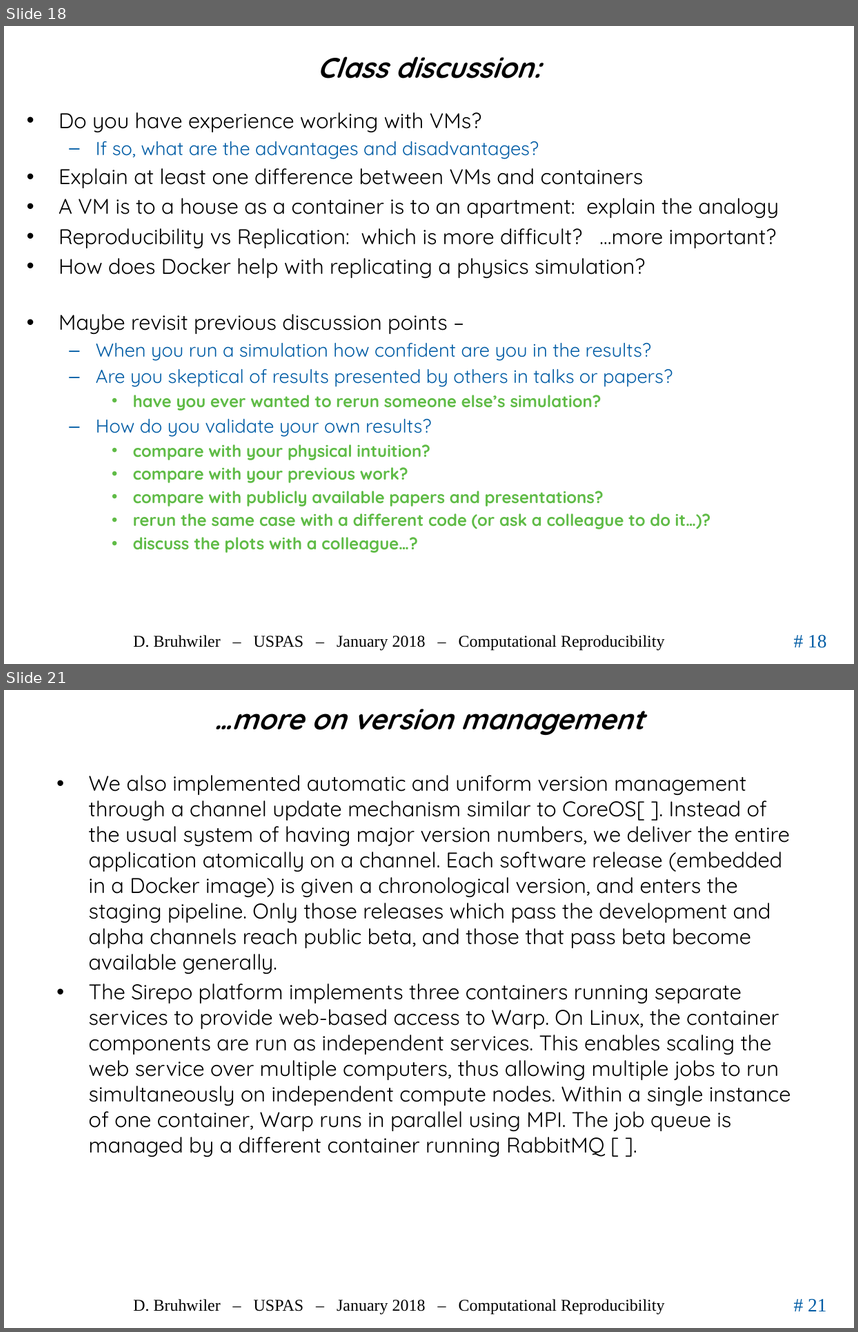
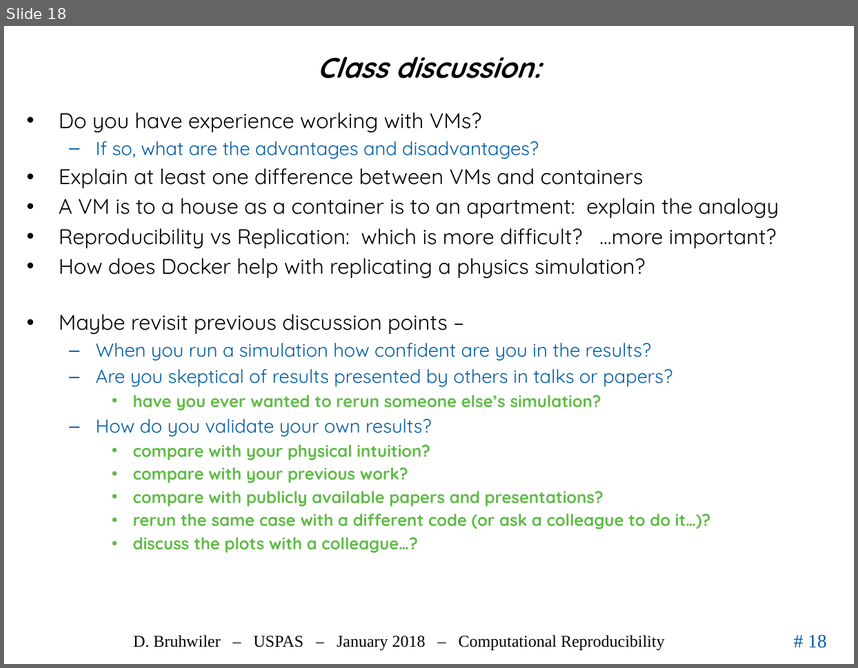
Before and after one commit to uspas/simbeamplasma18, a slide deck: computational_reproducibility/lecture/2018_ComputationalReproducibility_Bruhwiler_USPAS.pptx. Shown one above the other, each under a label of ours: slides 18 and 21 before the commit, slide 18 after it; the slides between them are not shown. The pictures are 858x1332 and 858x668 pixels, drawn with LibreOffice and Linux fonts; fonts in the diff are those of the drawing; background and template pictures are left out. Boxes give left, top, right and bottom in pixels: in the first picture for what was removed or moved away, otherwise in the second. Text is boxed around its words. In the diff, an @@ line names an element or a change of style, - is before the commit and + after.

```diff
--- a/computational_reproducibility/lecture/2018_ComputationalReproducibility_Bruhwiler_USPAS.pptx
+++ b/computational_reproducibility/lecture/2018_ComputationalReproducibility_Bruhwiler_USPAS.pptx
@@ slide 21 removed at bbox=[4, 690, 854, 1328], background #FFFFFF; not listed: 3 template elements that a slide beside it also shows @@
@@ title removed at bbox=[214, 709, 644, 736] @@
-…more on version management
@@ text removed at bbox=[89, 775, 791, 1156] @@
-• We also implemented automatic and uniform version management through a channel update mechanism similar to CoreOS[ ]. Instead of the usual system of having major version numbers, we deliver the entire application atomically on a channel. Each software release (embedded in a Docker image) is given a chronological version, and enters the staging pipeline. Only those releases which pass the development and alpha channels reach public beta, and those that pass beta become available generally.
-• The Sirepo platform implements three containers running separate services to provide web-based access to Warp. On Linux, the container components are run as independent services. This enables scaling the web service over multiple computers, thus allowing multiple jobs to run simultaneously on independent compute nodes. Within a single instance of one container, Warp runs in parallel using MPI. The job queue is managed by a different container running RabbitMQ [ ].
```
Also in this commit, not shown: 3 slides changed, 2 other slides removed.
